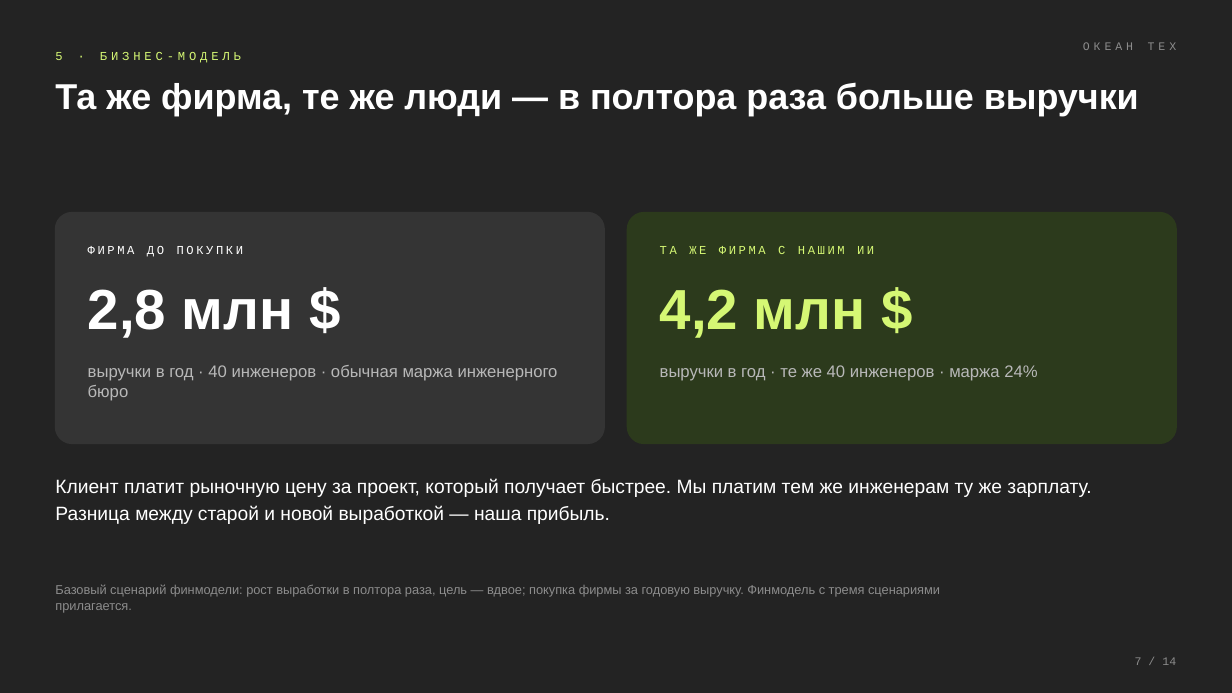
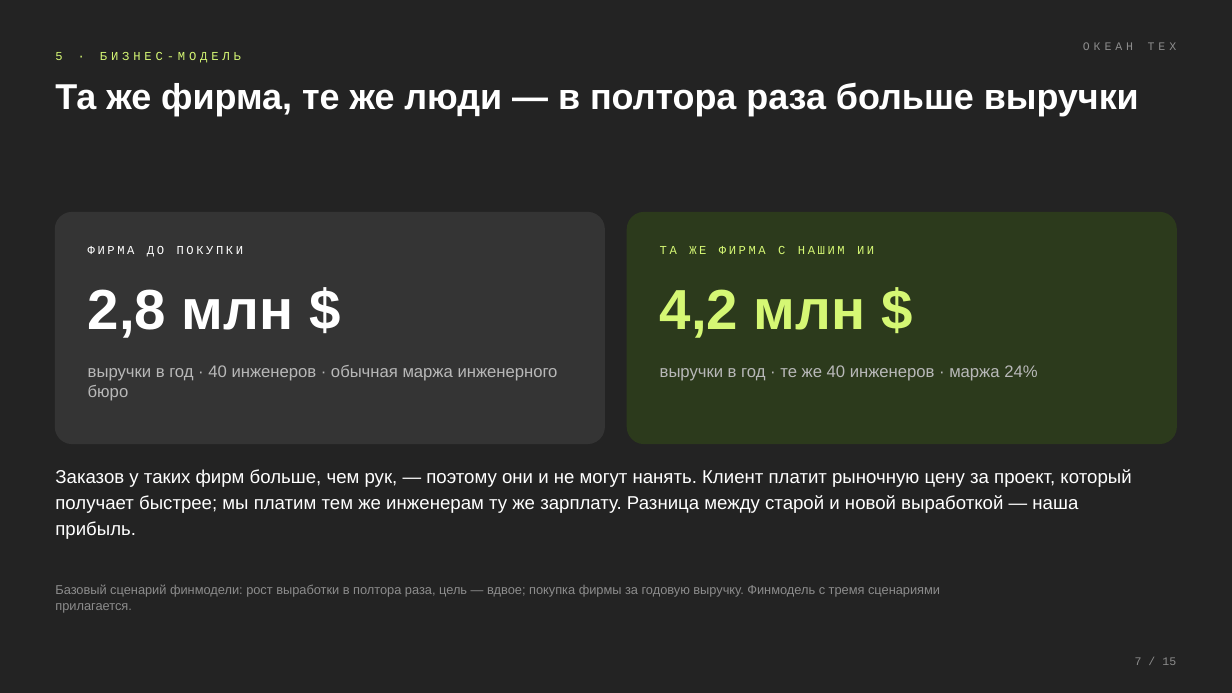
Before and after one commit to komoroshin/research, a slide deck: slide 7 of ai-case-library/research/ventures/grid-plain-deck.pptx. Drawn at 1232x693 pixels with LibreOffice and Linux fonts; fonts in the diff are those of the drawing. Boxes give left, top, right and bottom in pixels: in the first picture for what was removed or moved away, otherwise in the second. Text is boxed around its words. In the diff, an @@ line names an element or a change of style, - is before the commit and + after.

```diff
--- a/ai-case-library/research/ventures/grid-plain-deck.pptx
+++ b/ai-case-library/research/ventures/grid-plain-deck.pptx
@@ text at [55,469,1131,539]: text changed; size 15 to 14.5 pt @@
-Клиент платит рыночную цену за проект, который получает быстрее. Мы платим тем же инженерам ту же зарплату. Разница между старой и новой выработкой — наша прибыль.
+Заказов у таких фирм больше, чем рук, — поэтому они и не могут нанять. Клиент платит рыночную цену за проект, который получает быстрее; мы платим тем же инженерам ту же зарплату. Разница между старой и новой выработкой — наша прибыль.
@@ text at [1135,657,1176,665]: text changed @@
-7 / 14
+7 / 15
```
Also in this commit, not shown: 12 other slides changed, 1 slide added, 3 other files.
